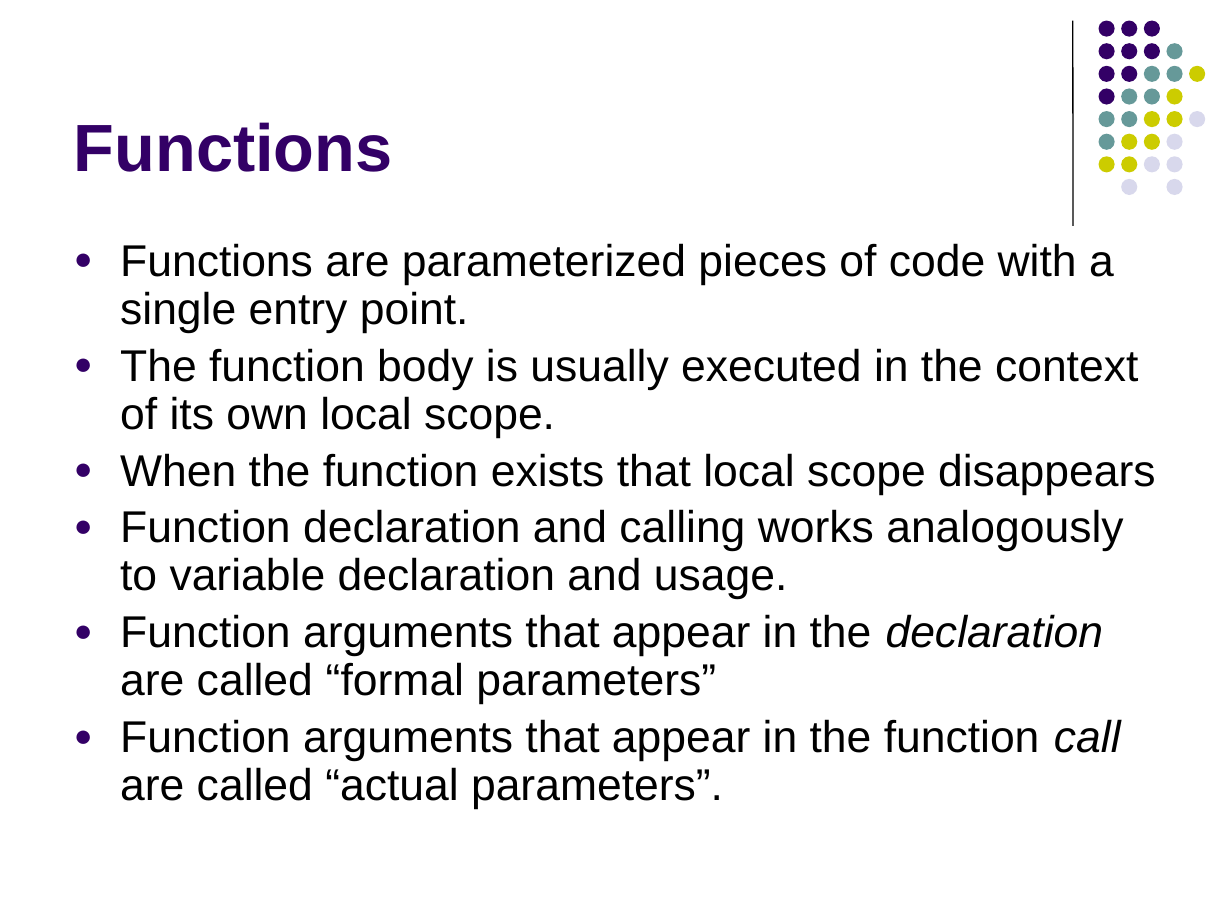
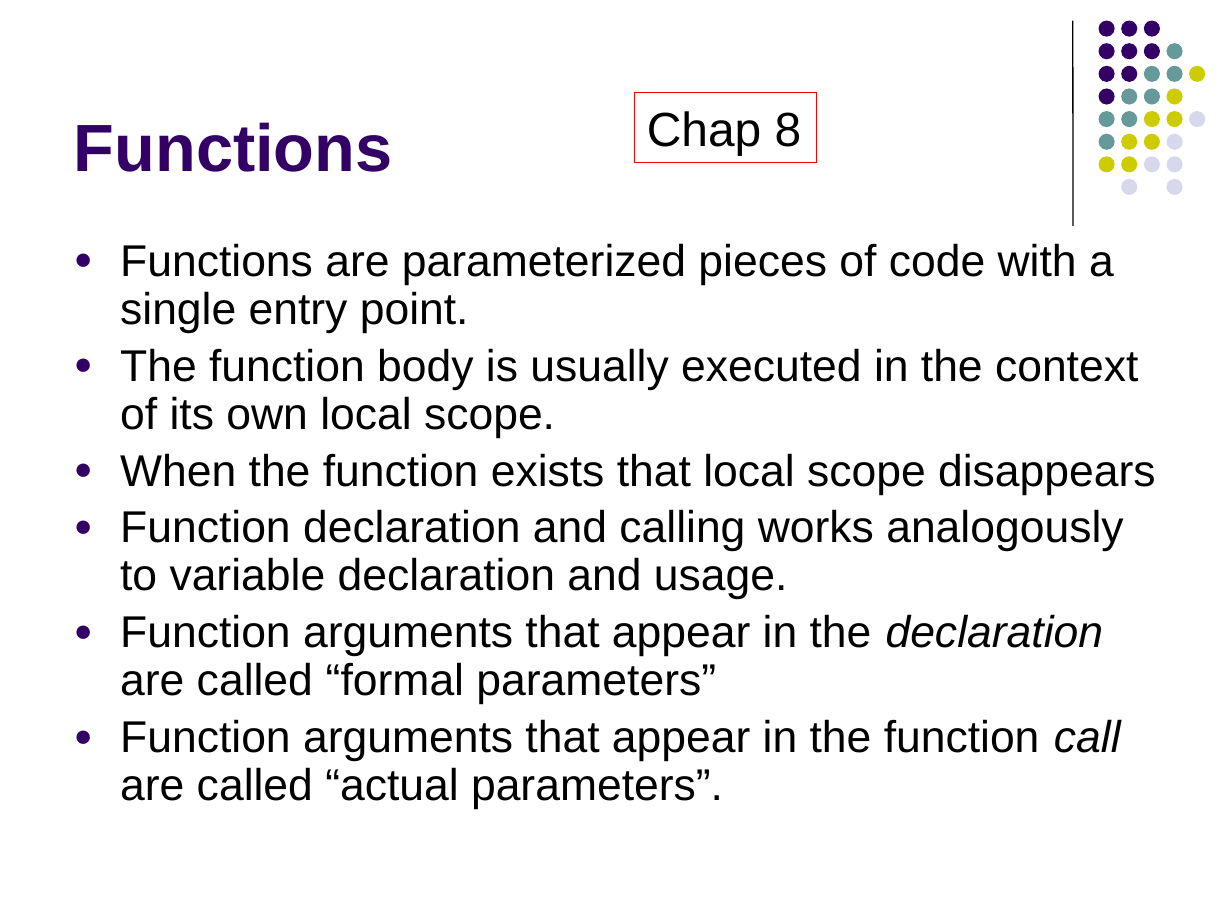
Before and after one commit to lutzhamel/CSC402, a slide deck: slide 1 of notes/csc402-ln012.pptx. Drawn at 1232x924 pixels with LibreOffice and Linux fonts; fonts in the diff are those of the drawing. Boxes give left, top, right and bottom in pixels: in the first picture for what was removed or moved away, otherwise in the second. Text is boxed around its words. In the diff, an @@ line names an element or a change of style, - is before the commit and + after.

```diff
--- a/notes/csc402-ln012.pptx
+++ b/notes/csc402-ln012.pptx
@@ rectangle added at (634, 92, 816, 163), outline #FF0000 0.75 pt, 28 pt, text #000000 @@
+Chap 8
```
Also in this commit, not shown: 1 other slide changed, 1 other file.
